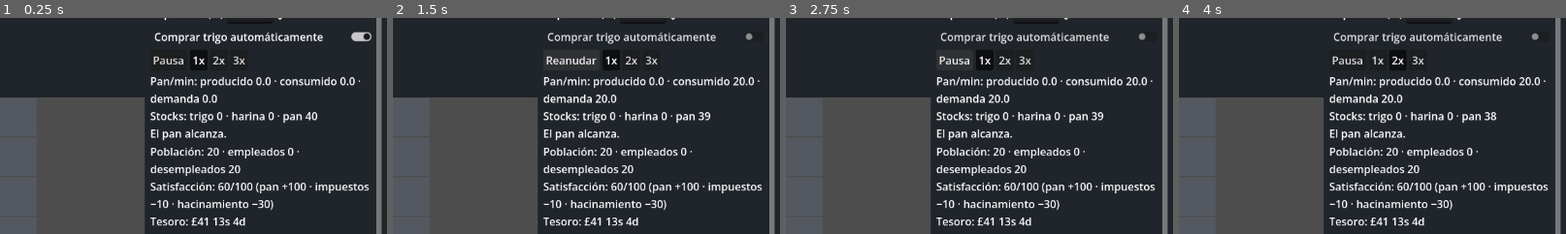
Above: before the commit, frames 1-4 (left to right).
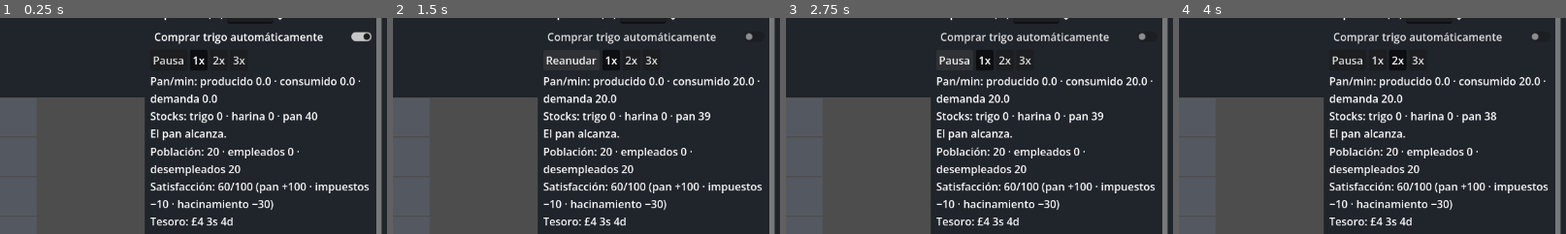
Above: after the commit, the same moments.

Repository: Palehour/londinium
Game: Godot game, scene res://scenes/main.tscn
Two runs of this game, one before a commit and one after it. Both use one fixed random seed, a clock stepped at 60 frames per second and the inputs below.
Inputs:
- Up to frame 1 (0.25 s): no input
- Up to frame 2 (1.5 s): click "Comprar trigo automáticamente" at 0.5 s; click "Pausa" at 1.25 s
- Up to frame 3 (2.75 s): click "Reanudar" at 2 s
- Up to frame 4 (4 s): click "1x" at 2.75 s; click "2x" at 3.5 s
The pictures show only the part of the screen within x 50-100%, y 8-58%; the shares and areas given below are measured in that part.

The runs differ from the first frame. In frame 1, 0.3% of the frame differs, in the area x 52-64%, y 92-97%; in frame 2, 0.3%; in frame 3, 0.3%; in frame 4, 0.3%.

Commit message:
chore(data): reescala de costos, dinero inicial e impuesto (#39)
Costos de construccion /10 (embarcadero 240, molino 180, panaderia 120,
campo de trigo 90, vivienda 60), startup.money 1000 y
tax.base_per_employed_worker_per_minute de 8 a 11. Salarios, mantenimiento
y precio del trigo no cambian.

Tests: los de dinero e impuestos fijan el impuesto base con un modificador
de rol y los de sesion/panel leen startup.money de Params, para no depender
del balance. Nuevos: rechazo de costo, impuesto base y dinero inicial
negativos, y relaciones de escala (una cadena alcanza, dos no; la cadena
se paga sola dentro de la partida).

Co-Authored-By: Claude Sonnet 5.5 <noreply@anthropic.com>

Diff:
--- a/data/economy/buildings.json
+++ b/data/economy/buildings.json
@@ -1,26 +1,26 @@
 {
   "wharf": {
-    "cost": 2400, "upkeep_per_minute": 4, "wage_per_worker_per_minute": 2,
+    "cost": 240, "upkeep_per_minute": 4, "wage_per_worker_per_minute": 2,
     "jobs": 4, "tags": ["river", "source"],
     "recipe": { "inputs": {}, "outputs": { "wheat": 10 }, "seconds": 60 }
   },
   "mill": {
-    "cost": 1800, "upkeep_per_minute": 3, "wage_per_worker_per_minute": 2,
+    "cost": 180, "upkeep_per_minute": 3, "wage_per_worker_per_minute": 2,
     "jobs": 3, "tags": ["producer"],
     "recipe": { "inputs": { "wheat": 10 }, "outputs": { "flour": 10 }, "seconds": 60 }
   },
   "bakery": {
-    "cost": 1200, "upkeep_per_minute": 2, "wage_per_worker_per_minute": 2,
+    "cost": 120, "upkeep_per_minute": 2, "wage_per_worker_per_minute": 2,
     "jobs": 3, "tags": ["producer"],
     "recipe": { "inputs": { "flour": 10 }, "outputs": { "bread": 20 }, "seconds": 60 }
   },
   "wheat_field": {
-    "cost": 900, "upkeep_per_minute": 2, "wage_per_worker_per_minute": 2,
+    "cost": 90, "upkeep_per_minute": 2, "wage_per_worker_per_minute": 2,
     "jobs": 3, "tags": ["source", "cultivable"],
     "recipe": { "inputs": {}, "outputs": { "wheat": 10 }, "seconds": 120 }
   },
   "housing": {
-    "cost": 600, "upkeep_per_minute": 1, "wage_per_worker_per_minute": 0,
+    "cost": 60, "upkeep_per_minute": 1, "wage_per_worker_per_minute": 0,
     "jobs": 0, "capacity": 20, "tags": ["housing"]
   }
 }
--- a/data/economy/population.json
+++ b/data/economy/population.json
@@ -16,5 +16,5 @@
     "hunger_emigration_recovery": 0.75,
     "hunger_emigration_multiplier": 2.0
   },
-  "tax": { "rate": 0.25, "base_per_employed_worker_per_minute": 8 }
+  "tax": { "rate": 0.25, "base_per_employed_worker_per_minute": 11 }
 }
--- a/data/economy/startup.json
+++ b/data/economy/startup.json
@@ -1,5 +1,5 @@
 {
-  "money": 10000,
+  "money": 1000,
   "population": 20,
   "seed": 42,
   "wheat_purchases_enabled": true
--- a/tests/data/test_data_loader.gd
+++ b/tests/data/test_data_loader.gd
@@ -115,6 +115,23 @@
 	_assert_invalid("buildings.json.bakery.cost: invalid money")
 
 
+func test_negative_building_cost_is_rejected() -> void:
+	_documents["economy/buildings.json"]["wharf"]["cost"] = -240
+	_assert_invalid("buildings.json.wharf.cost: invalid money")
+
+
+func test_tax_base_must_be_a_whole_non_negative_amount() -> void:
+	_documents["economy/population.json"]["tax"]["base_per_employed_worker_per_minute"] = 10.5
+	_assert_invalid("base_per_employed_worker_per_minute: invalid money")
+	_documents["economy/population.json"]["tax"]["base_per_employed_worker_per_minute"] = -11
+	_assert_invalid("base_per_employed_worker_per_minute: invalid money")
+
+
+func test_negative_starting_money_is_rejected() -> void:
+	_documents["economy/startup.json"]["money"] = -1000
+	_assert_invalid("startup.json.money: invalid money")
+
+
 func test_unknown_good_reference_is_rejected() -> void:
 	_documents["economy/buildings.json"]["mill"]["recipe"]["inputs"] = {"unknown": 1}
 	_assert_invalid("mill.recipe.inputs.unknown: unknown good")
--- a/tests/data/test_data_valid.gd
+++ b/tests/data/test_data_valid.gd
@@ -92,3 +92,45 @@
 	assert_eq(params.get_value(&"defeat.hunger.smoothing"), 0.1)
 	assert_eq(params.get_value(&"defeat.grace_seconds"), 300.0)
 	assert_eq(params.get_value(&"population.growth.hunger_emigration_multiplier"), 2.0)
+
+
+# #39 (F1/F2/F7): building costs, starting money and taxes must live on the same scale as the
+# money flows, otherwise a second chain is out of reach. These are relations, not exact values, so
+# retuning in data/ does not trip them unless the scale itself breaks.
+func _economy_params() -> Params:
+	var result: DataLoadResult = DataLoader.new().load_all()
+	assert_true(result.is_ok(), str(result.errors))
+	return Params.new(result.catalog, result.catalog.roles[&"neutral_administrator"])
+
+
+func _chain_cost(params: Params) -> int:
+	var total: int = 0
+	for building: String in ["wharf", "mill", "bakery"]:
+		total += int(params.get_value(StringName("building.%s.cost" % building)))
+	return total
+
+
+func test_starting_money_builds_one_chain_but_not_two() -> void:
+	var params: Params = _economy_params()
+	var money: int = int(params.get_value(&"startup.money"))
+	var chain: int = _chain_cost(params)
+	assert_gte(money, chain, "the first chain is affordable from the start")
+	assert_lt(money, 2 * chain, "the second chain has to be financed")
+
+
+func test_a_staffed_chain_pays_for_the_next_one_within_the_game() -> void:
+	var params: Params = _economy_params()
+	var jobs: int = 0
+	var upkeep: int = 0
+	var wages: int = 0
+	for building: String in ["wharf", "mill", "bakery"]:
+		jobs += int(params.get_value(StringName("building.%s.jobs" % building)))
+		upkeep += int(params.get_value(StringName("building.%s.upkeep_per_minute" % building)))
+		wages += int(params.get_value(StringName("building.%s.jobs" % building))) 			* int(params.get_value(StringName("building.%s.wage_per_worker_per_minute" % building)))
+	# At the highest tax the chain's own taxes cover its wages and upkeep with room to save.
+	var taxes: float = float(jobs) * float(params.get_value(&"population.tax.base_per_employed_worker_per_minute"))
+	assert_gt(taxes, float(wages + upkeep), "a staffed chain at 100% tax is profitable")
+	var money: int = int(params.get_value(&"startup.money"))
+	var surplus: float = taxes - float(wages + upkeep)
+	var gap: float = float(2 * _chain_cost(params) - money)
+	assert_lt(gap / surplus, 15.0, "even at the top tax rate the gap closes inside a 15 minute game")
--- a/tests/game/test_game_session.gd
+++ b/tests/game/test_game_session.gd
@@ -23,7 +23,8 @@
 
 func test_provisional_startup_uses_params_and_existing_initial_bread() -> void:
 	var state: Dictionary = _session.get_snapshot()["economy"]
-	assert_eq(state["money"], 10000)
+	var params: Params = Params.new(_catalog, _catalog.roles[&"neutral_administrator"])
+	assert_eq(state["money"], params.get_value(&"startup.money"))
 	assert_eq(state["population"], 20)
 	assert_eq(state["stocks"][&"bread"], 40)
 	assert_true(state["buildings"].is_empty())
--- a/tests/game/test_stats_panel.gd
+++ b/tests/game/test_stats_panel.gd
@@ -44,8 +44,10 @@
 	_panel.update_snapshot(_session.get_snapshot())
 	assert_true(_session.get("_pending").is_empty(), "binding a snapshot must not submit commands")
 	assert_eq(Strings.money(10000), "£41 13s 4d")
+	assert_eq(Strings.money(1000), "£4 3s 4d")
 	assert_eq(Strings.money(-25), "-£0 2s 1d")
-	assert_string_contains(_text("_economy"), Strings.TREASURY % "£41 13s 4d")
+	var treasury: int = _session.get_snapshot()["economy"]["money"]
+	assert_string_contains(_text("_economy"), Strings.TREASURY % Strings.money(treasury))
 	assert_string_contains(_text("_economy"), Strings.WINDOW_PARTIAL % [0, 60])
 	assert_string_contains(_text("_bread"), Strings.STOCKS % [0, 0, 40])
 	assert_string_contains(_text("_buildings"), Strings.NO_BUILDINGS)
--- a/tests/sim/test_money.gd
+++ b/tests/sim/test_money.gd
@@ -8,7 +8,10 @@
 func before_each() -> void:
 	var loaded: DataLoadResult = DataLoader.new().load_all()
 	assert_true(loaded.is_ok(), str(loaded.errors))
-	_params = Params.new(loaded.catalog, loaded.catalog.roles[&"neutral_administrator"])
+	# Pinned so these arithmetic checks do not move when Mason retunes the tax base in data/.
+	var role: RoleDef = RoleDef.new()
+	role.modifiers.append(Modifier.new(&"population.tax.base_per_employed_worker_per_minute", &"set", 8))
+	_params = Params.new(loaded.catalog, role)
 	_context = EconomyContext.new(loaded.catalog, loaded.catalog.maps[&"whitechapel_1850s"])
 	_state = EconomyState.new()
 	_state.tax_rate = 0.25
--- a/tests/sim/test_set_tax_command.gd
+++ b/tests/sim/test_set_tax_command.gd
@@ -8,7 +8,10 @@
 func before_each() -> void:
 	var loaded: DataLoadResult = DataLoader.new().load_all()
 	assert_true(loaded.is_ok(), str(loaded.errors))
-	_params = Params.new(loaded.catalog, loaded.catalog.roles[&"neutral_administrator"])
+	# Pinned so these arithmetic checks do not move when Mason retunes the tax base in data/.
+	var role: RoleDef = RoleDef.new()
+	role.modifiers.append(Modifier.new(&"population.tax.base_per_employed_worker_per_minute", &"set", 8))
+	_params = Params.new(loaded.catalog, role)
 	_context = EconomyContext.new(loaded.catalog, loaded.catalog.maps[&"whitechapel_1850s"])
 	_state = EconomyState.new()
 	_state.population = 3
